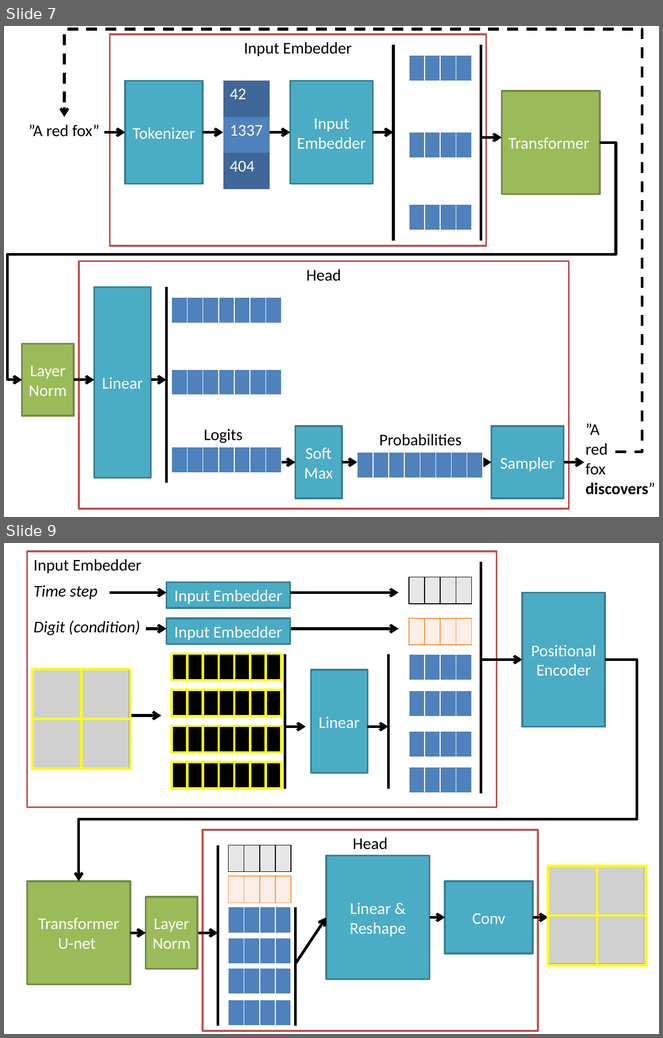
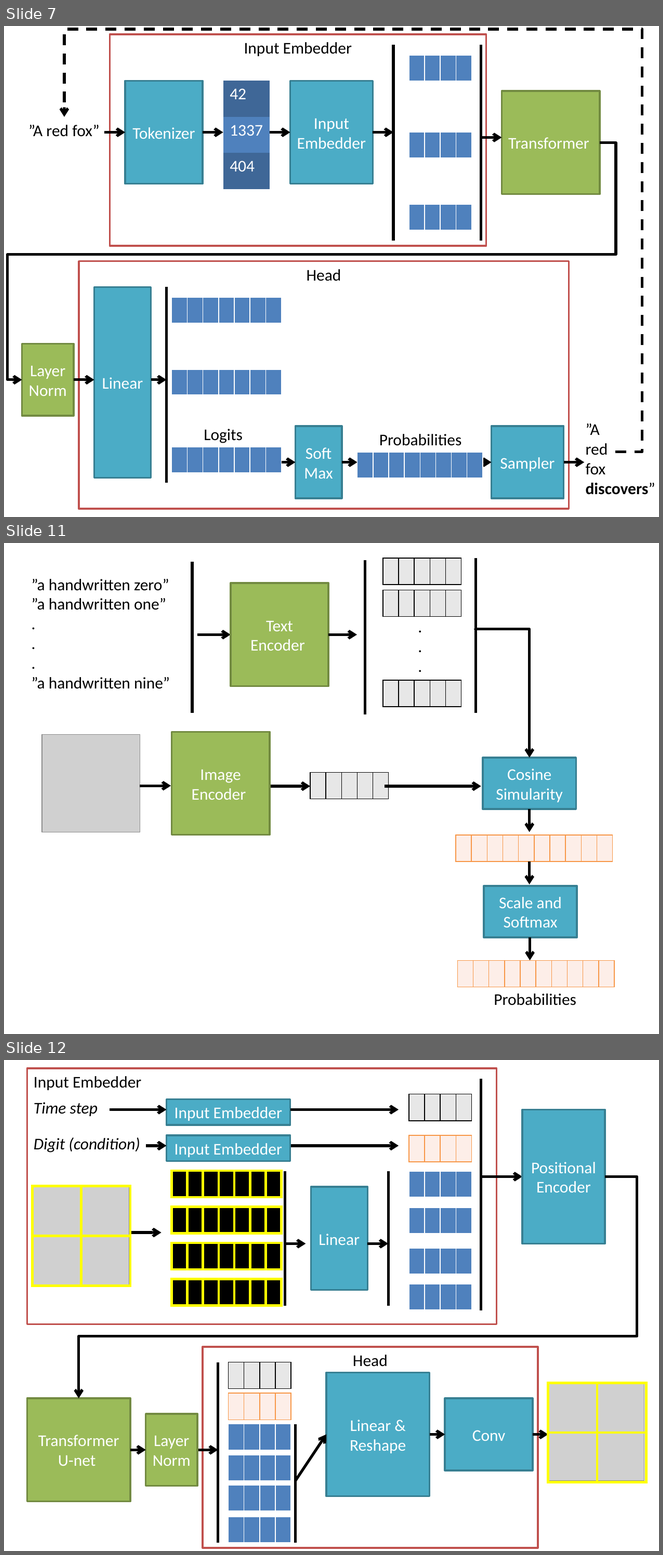
Before and after one commit to fredrik-rose/TextBrush, a slide deck: Images/transformer.pptx. Shown one above the other, each under a label of ours: slides 7 and 9 before the commit, slides 7, 11 and 12 after it; the slides between them are not shown. The pictures are 663x1038 and 663x1555 pixels, drawn with LibreOffice and Linux fonts; fonts in the diff are those of the drawing; grey boxes stand for pictures. Boxes give left, top, right and bottom in pixels: in the first picture for what was removed or moved away, otherwise in the second. Text is boxed around its words. In the diff, an @@ line names an element or a change of style, - is before the commit and + after.

Commit message:
Update README with new image classifier application
The image classifier has previously been updated to use the CLIP
approach. The documentation now reflects that.

```diff
--- a/Images/transformer.pptx
+++ b/Images/transformer.pptx
@@ slide 11 added at (4,543,659,1034), background #FFFFFF @@
@@ table added at (383,558,458,585), 1 rows, 5 columns @@
+ |  |  |  | 
@@ line added from (476, 558) to (476, 713), #000000 3 pt @@
@@ line added from (192, 562) to (192, 714), #000000 3 pt @@
@@ line added from (365, 560) to (365, 715), #000000 3 pt @@
@@ text added at (32,579,170,689), 18 pt, text #000000 @@
+”a handwritten zero”
+”a handwritten one”
+.
+.
+.
+”a handwritten nine”
@@ rectangle added at (231,583,329,686), fill #9BBB59, outline #738A42 2 pt, 18 pt, text #FFFFFF @@
+Text Encoder
@@ table added at (383,590,458,617), 1 rows, 5 columns @@
+ |  |  |  | 
@@ text added at (412,613,429,679), 18 pt, text #000000 @@
+.
+.
+.
@@ arrow added from (197, 635) to (231, 635), #000000 3 pt @@
@@ arrow added from (329, 635) to (357, 635), #000000 3 pt @@
@@ elbow arrow added from (476, 629) to (530, 758), #000000 3 pt @@
@@ table added at (383,680,458,707), 1 rows, 5 columns @@
+ |  |  |  | 
@@ picture added at (42,735,140,833) @@
@@ rectangle added at (172,732,270,835), fill #9BBB59, outline #738A42 2 pt, 18 pt, text #FFFFFF @@
+Image Encoder
@@ rectangle added at (483,758,576,810), fill #4BACC6, outline #377F92 2 pt, 18 pt, text #FFFFFF @@
+Cosine Simularity
@@ table added at (310,772,385,799), 1 rows, 5 columns @@
+ |  |  |  | 
@@ arrow added from (140, 786) to (171, 786), #000000 3 pt @@
@@ arrow added from (270, 786) to (310, 786), #000000 3 pt @@
@@ arrow added from (385, 786) to (481, 786), #000000 3 pt @@
@@ arrow added from (530, 809) to (530, 833), #000000 3 pt @@
@@ table added at (456,835,607,862), 1 rows, 10 columns @@
+ |  |  |  |  |  |  |  |  | 
@@ arrow added from (530, 861) to (530, 884), #000000 3 pt @@
@@ rectangle added at (483,886,577,938), fill #4BACC6, outline #377F92 2 pt, 18 pt, text #FFFFFF @@
+Scale and Softmax
@@ arrow added from (530, 938) to (530, 961), #000000 3 pt @@
@@ table added at (457,961,608,988), 1 rows, 10 columns @@
+ |  |  |  |  |  |  |  |  | 
@@ text added at (494,994,577,1006), 18 pt, text #000000 @@
+Probabilities
@@ what was slide 9 is now slide 12 @@
```
Also in this commit, not shown: 1 slide changed, 2 other slides added, 4 other files.
